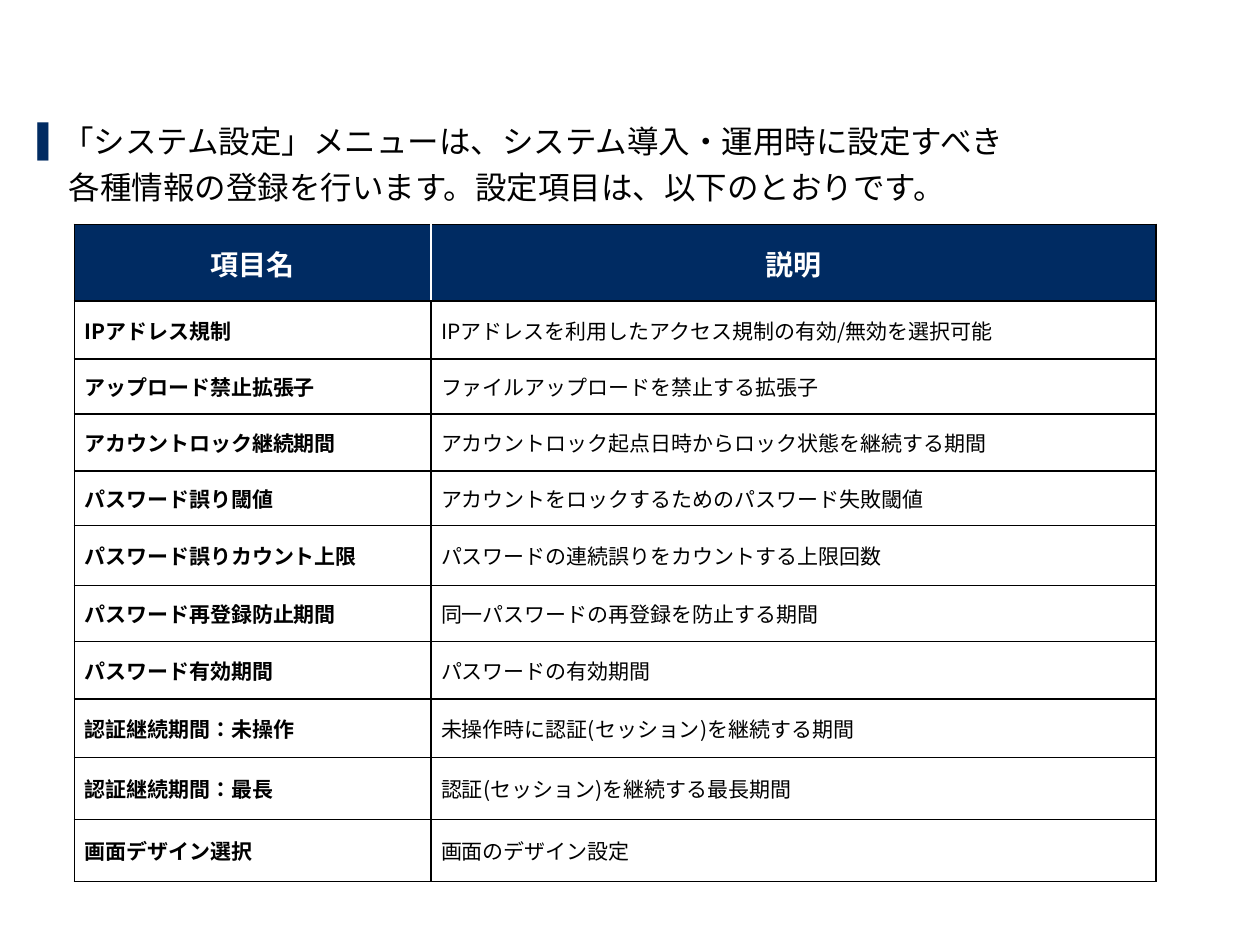
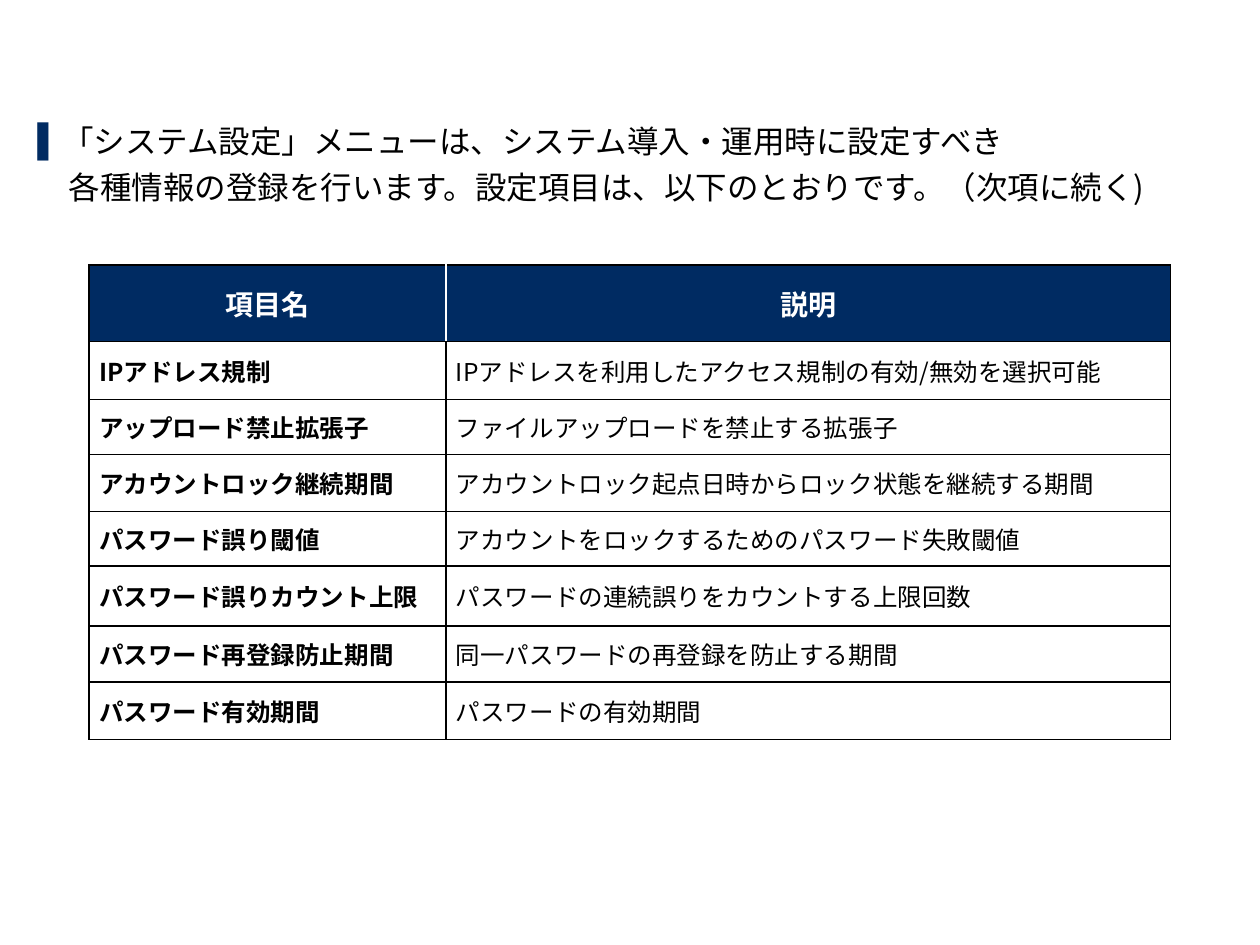
Before and after one commit to exastro-suite/it-automation-docs, a slide deck: slide 6 of asset/Learn_ja/ITA-base_classroom_lecture_ja.pptx. Drawn at 1260x945 pixels with LibreOffice and Linux fonts; fonts in the diff are those of the drawing; background and template pictures are left out. Boxes give left, top, right and bottom in pixels: in the first picture for what was removed or moved away, otherwise in the second. Text is boxed around its words. In the diff, an @@ line names an element or a change of style, - is before the commit and + after.

```diff
--- a/asset/Learn_ja/ITA-base_classroom_lecture_ja.pptx
+++ b/asset/Learn_ja/ITA-base_classroom_lecture_ja.pptx
@@ text at (69, 172, 1144, 205): text changed @@
-各種情報の登録を行います。設定項目は、以下のとおりです。
+各種情報の登録を行います。設定項目は、以下のとおりです。（次項に続く)
@@ table at (89, 265, 1171, 740) @@
-row 9: 認証継続期間：未操作 | 未操作時に認証(セッション)を継続する期間
-row 10: 認証継続期間：最長 | 認証(セッション)を継続する最長期間
-row 11: 画面デザイン選択 | 画面のデザイン設定
@@ table: place and size @@
-table at (74, 224, 1155, 882)
+table at (89, 265, 1171, 740)
```
Also in this commit, not shown: 1 other slide changed, 1 slide added, 3 other files.
